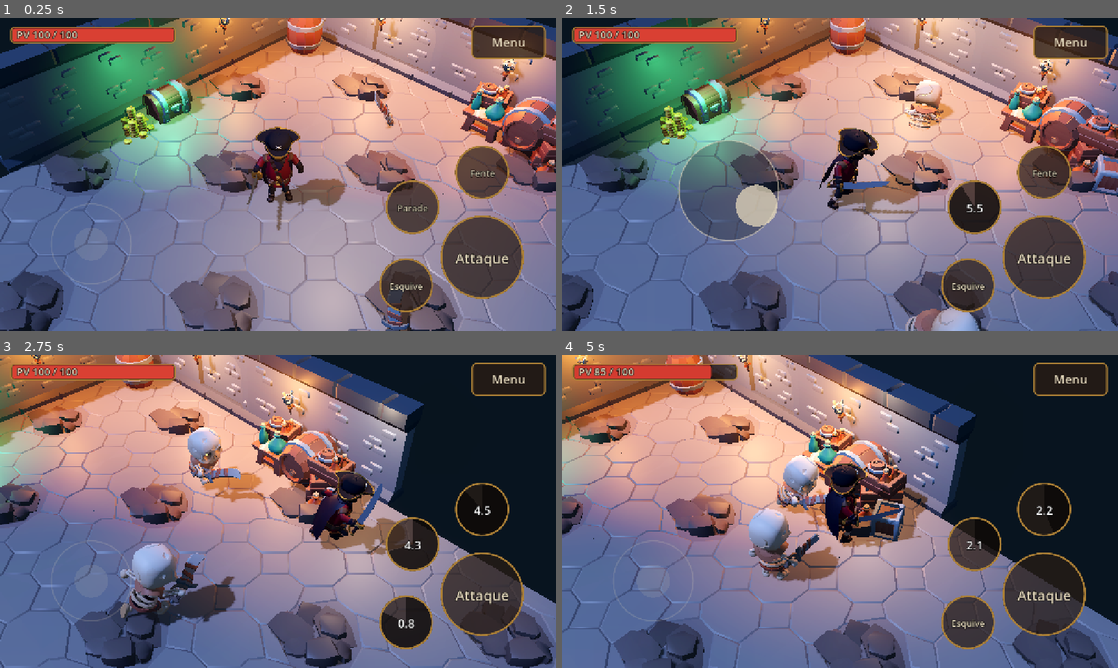
Above: before the commit, frames 1-4 (two rows, left to right).
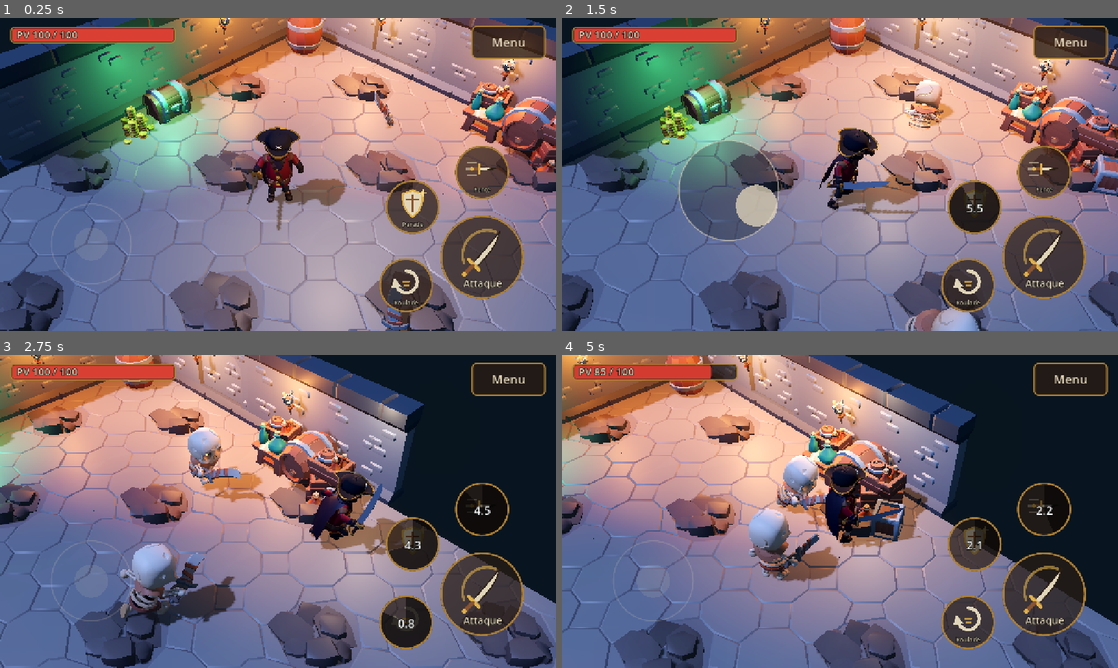
Above: after the commit, the same moments.

Repository: teodico-cloud/les-damn-s-des-septs-mers
Game: Godot game, scene res://game/arene/arene.tscn
Same seed, same stepped clock (60 frames per second), same inputs: the game is played once before the commit and once after it. This scene is started directly instead of the project's main scene.
Inputs (mouse positions are in pixels of both pictures, inside the frame that each line leads up to):
- Up to frame 1 (0.25 s): no input
- Up to frame 2 (1.5 s): tap Enter at 0.5 s; move the mouse to (962, 158) at 0.52 s; hold D (deplacer_droite) 0.53-1.25 s; tap J (attaque) at 0.6 s; click (962, 158) at 0.67 s; tap Space at 0.77 s; tap L (competence_1) at 0.8 s; drag from (728, 190) to (812, 237) at 1.27 s
- Up to frame 3 (2.75 s): move the mouse to (333, 442) at 2.02 s; hold D (deplacer_droite) from 2.03 s (still down); tap I (competence_2) at 2.1 s; tap K (esquive) at 2.3 s
- Up to frame 4 (5 s): release D (deplacer_droite) at 2.75 s; drag from (812, 574) to (673, 464) at 2.77 s; move the mouse to (1006, 558) at 3.52 s; hold A (deplacer_gauche) 3.53-4.25 s; tap J (attaque) at 3.6 s; tap Space at 3.77 s; tap L (competence_1) at 3.8 s; drag from (673, 464) to (756, 433) at 4.27 s

The runs differ from the first frame. In frame 1, 1.2% of the frame differs, in the area x 70-92%, y 46-92%; in frame 2, 0.9%; in frame 3, 0.6%; in frame 4, 1.0%.

Commit message:
Jalon 2 : icônes des compétences sur les boutons
Une icône par bouton et par héros (sabre, roulade, bouclier, fente ; orbe, téléportation, rune,
chaînes), dessinée en SVG, avec un petit nom dessous ; assombrie pendant la recharge. Docs.

Co-Authored-By: Claude Opus 5.5 <noreply@anthropic.com>
Claude-Session: https://claude.ai/code/session_01W7GGmAj9nNFn5x8BgS27X5

Diff:
--- /dev/null
+++ b/assets/ui/icones/bouclier.svg
@@ -0,0 +1,5 @@
+<svg xmlns="http://www.w3.org/2000/svg" viewBox="0 0 128 128">
+  <path d="M64 12 L104 26 C104 70 90 98 64 116 C38 98 24 70 24 26 Z" fill="#e2d6ba" stroke="#e0b04a" stroke-width="7" stroke-linejoin="round"/>
+  <path d="M64 30 V96 M40 48 H88" stroke="#8a5530" stroke-width="7" stroke-linecap="round"/>
+  <path d="M104 6 L108 18 L120 22 L108 26 L104 38 L100 26 L88 22 L100 18 Z" fill="#ffe08a"/>
+</svg>
--- /dev/null
+++ b/assets/ui/icones/chaines.svg
@@ -0,0 +1,7 @@
+<svg xmlns="http://www.w3.org/2000/svg" viewBox="0 0 128 128">
+  <g fill="none" stroke-width="10">
+    <rect x="8" y="70" width="48" height="26" rx="13" transform="rotate(-45 32 83)" stroke="#9dffbf"/>
+    <rect x="40" y="51" width="48" height="26" rx="13" transform="rotate(45 64 64)" stroke="#5fe08a"/>
+    <rect x="72" y="32" width="48" height="26" rx="13" transform="rotate(-45 96 45)" stroke="#9dffbf"/>
+  </g>
+</svg>
--- /dev/null
+++ b/assets/ui/icones/fente.svg
@@ -0,0 +1,7 @@
+<svg xmlns="http://www.w3.org/2000/svg" viewBox="0 0 128 128">
+  <path d="M8 40 H40 M2 64 H30 M8 88 H40" stroke="#e2d6ba" stroke-width="6" stroke-linecap="round" opacity="0.55"/>
+  <path d="M54 57 L122 64 L54 71 Z" fill="#e2d6ba" stroke="#2a1d14" stroke-width="2.5" stroke-linejoin="round"/>
+  <rect x="47" y="42" width="9" height="44" rx="4" fill="#e0b04a"/>
+  <rect x="26" y="58" width="24" height="12" rx="5" fill="#8a5530"/>
+  <circle cx="24" cy="64" r="7" fill="#e0b04a"/>
+</svg>
--- /dev/null
+++ b/assets/ui/icones/orbe.svg
@@ -0,0 +1,13 @@
+<svg xmlns="http://www.w3.org/2000/svg" viewBox="0 0 128 128">
+  <defs>
+    <radialGradient id="g" cx="0.4" cy="0.38" r="0.62">
+      <stop offset="0" stop-color="#f2fff6"/>
+      <stop offset="0.45" stop-color="#6cffa0"/>
+      <stop offset="1" stop-color="#1c6e3e"/>
+    </radialGradient>
+  </defs>
+  <path d="M10 112 Q44 98 70 66" stroke="#5fe08a" stroke-width="20" stroke-linecap="round" fill="none" opacity="0.3"/>
+  <path d="M20 108 Q48 94 70 66" stroke="#9dffbf" stroke-width="8" stroke-linecap="round" fill="none" opacity="0.65"/>
+  <circle cx="82" cy="48" r="38" fill="#5fe08a" opacity="0.18"/>
+  <circle cx="82" cy="48" r="27" fill="url(#g)"/>
+</svg>
--- /dev/null
+++ b/assets/ui/icones/roulade.svg
@@ -0,0 +1,5 @@
+<svg xmlns="http://www.w3.org/2000/svg" viewBox="0 0 128 128">
+  <path d="M64 22 A42 42 0 1 1 26 80" fill="none" stroke="#e2d6ba" stroke-width="13" stroke-linecap="round"/>
+  <path d="M19 52 L8 86 L42 80 Z" fill="#e2d6ba" stroke="#e2d6ba" stroke-width="4" stroke-linejoin="round"/>
+  <path d="M52 64 H76 M58 78 H72" stroke="#e0b04a" stroke-width="7" stroke-linecap="round" opacity="0.8"/>
+</svg>
--- /dev/null
+++ b/assets/ui/icones/rune.svg
@@ -0,0 +1,6 @@
+<svg xmlns="http://www.w3.org/2000/svg" viewBox="0 0 128 128">
+  <circle cx="64" cy="64" r="42" fill="#5fe08a" opacity="0.15"/>
+  <circle cx="64" cy="64" r="40" fill="none" stroke="#5fe08a" stroke-width="9"/>
+  <path d="M64 30 L86 64 L64 98 L42 64 Z" fill="#9dffbf" stroke="#1c6e3e" stroke-width="3" stroke-linejoin="round"/>
+  <path d="M64 6 V20 M64 108 V122 M6 64 H20 M108 64 H122" stroke="#5fe08a" stroke-width="7" stroke-linecap="round"/>
+</svg>
--- /dev/null
+++ b/assets/ui/icones/sabre.svg
@@ -0,0 +1,7 @@
+<svg xmlns="http://www.w3.org/2000/svg" viewBox="0 0 128 128">
+  <path d="M18 92 A62 62 0 0 1 98 14" fill="none" stroke="#e0b04a" stroke-width="7" stroke-linecap="round" opacity="0.6"/>
+  <path d="M40 94 C58 74 82 46 108 14 C102 44 80 74 50 102 Z" fill="#e2d6ba" stroke="#2a1d14" stroke-width="3" stroke-linejoin="round"/>
+  <path d="M30 84 L56 110" stroke="#e0b04a" stroke-width="9" stroke-linecap="round"/>
+  <path d="M40 100 L22 118" stroke="#8a5530" stroke-width="10" stroke-linecap="round"/>
+  <circle cx="19" cy="121" r="6" fill="#e0b04a"/>
+</svg>
--- /dev/null
+++ b/assets/ui/icones/teleportation.svg
@@ -0,0 +1,10 @@
+<svg xmlns="http://www.w3.org/2000/svg" viewBox="0 0 128 128">
+  <g fill="#5fe08a" opacity="0.55">
+    <circle cx="30" cy="90" r="17"/><circle cx="50" cy="102" r="14"/><circle cx="16" cy="106" r="12"/>
+  </g>
+  <g fill="#9dffbf" opacity="0.9">
+    <circle cx="92" cy="38" r="15"/><circle cx="108" cy="52" r="12"/><circle cx="78" cy="52" r="10"/>
+  </g>
+  <path d="M36 72 Q52 24 82 22" fill="none" stroke="#e2d6ba" stroke-width="7" stroke-linecap="round" stroke-dasharray="3 12"/>
+  <path d="M74 10 L98 20 L78 36 Z" fill="#e2d6ba"/>
+</svg>
--- a/game/player/bretteur.gd
+++ b/game/player/bretteur.gd
@@ -21,7 +21,16 @@
 
 
 func noms_boutons() -> Dictionary:
-	return {&"attaque": "Attaque", &"esquive": "Esquive", &"competence_1": "Parade", &"competence_2": "Fente"}
+	return {&"attaque": "Attaque", &"esquive": "Roulade", &"competence_1": "Parade", &"competence_2": "Fente"}
+
+
+func icones_boutons() -> Dictionary:
+	return {
+		&"attaque": preload("res://assets/ui/icones/sabre.svg"),
+		&"esquive": preload("res://assets/ui/icones/roulade.svg"),
+		&"competence_1": preload("res://assets/ui/icones/bouclier.svg"),
+		&"competence_2": preload("res://assets/ui/icones/fente.svg"),
+	}
 
 
 func _reinitialiser() -> void:
--- a/game/player/heros.gd
+++ b/game/player/heros.gd
@@ -87,6 +87,11 @@
 ## Textes des 4 boutons de l'interface.
 func noms_boutons() -> Dictionary:
 	return {&"attaque": "Attaque", &"esquive": "Esquive", &"competence_1": "", &"competence_2": ""}
+
+
+## Icônes des 4 boutons (dessins dans assets/ui/icones/) ; une icône absente laisse le texte seul.
+func icones_boutons() -> Dictionary:
+	return {}
 
 
 func _pret() -> void:
--- a/game/player/occultiste.gd
+++ b/game/player/occultiste.gd
@@ -28,7 +28,16 @@
 
 
 func noms_boutons() -> Dictionary:
-	return {&"attaque": "Attaque", &"esquive": "Esquive", &"competence_1": "Marque", &"competence_2": "Chaînes"}
+	return {&"attaque": "Attaque", &"esquive": "Téléport", &"competence_1": "Marque", &"competence_2": "Chaînes"}
+
+
+func icones_boutons() -> Dictionary:
+	return {
+		&"attaque": preload("res://assets/ui/icones/orbe.svg"),
+		&"esquive": preload("res://assets/ui/icones/teleportation.svg"),
+		&"competence_1": preload("res://assets/ui/icones/rune.svg"),
+		&"competence_2": preload("res://assets/ui/icones/chaines.svg"),
+	}
 
 
 func _pret() -> void:
--- a/tests/unit/test_hud_combat.gd
+++ b/tests/unit/test_hud_combat.gd
@@ -94,3 +94,13 @@
 	assert_false(hud.joystick.actif, "Le joystick est lâché")
 	await wait_process_frames(2)
 	assert_eq(heros.commandes.deplacement, Vector3.ZERO, "Le héros s'arrête")
+
+
+func test_chaque_heros_a_ses_icones() -> void:
+	for nom in [&"bretteur", &"occultiste"]:
+		var h := Heros.creer(nom)
+		var icones: Dictionary = h.icones_boutons()
+		for action in [&"attaque", &"esquive", &"competence_1", &"competence_2"]:
+			assert_true(icones.get(action) is Texture2D, "%s : icône du bouton %s" % [nom, action])
+		h.free()
+	assert_not_null(hud.bouton_competence_1.icone, "Le bouton affiche l'icône du héros")
--- a/ui/hud/bouton_action.gd
+++ b/ui/hud/bouton_action.gd
@@ -1,6 +1,7 @@
 class_name BoutonAction
 extends Control
-## Bouton rond tactile (attaque, esquive, compétences) avec cercle de recharge.
+## Bouton rond tactile (attaque, esquive, compétences) : icône du héros, petit nom dessous, et
+## pendant la recharge l'icône s'assombrit sous une part d'ombre qui se vide, avec les secondes restantes.
 ## Le toucher est géré par le HUD (plusieurs doigts à la fois) ; ce nœud ne fait que s'afficher.
 
 const COULEUR_FOND := Color(0.16, 0.11, 0.08, 0.72)
@@ -8,6 +9,7 @@
 const COULEUR_TEXTE := Color("e2d6ba")
 
 var texte := ""
+var icone: Texture2D
 var rayon := 60.0
 var recharge: Recharge
 var appuye := false
@@ -48,7 +50,19 @@
 	draw_circle(c, rayon, fond)
 	var police := ThemeDB.fallback_font
 	var taille_police := int(rayon * 0.34)
-	if recharge and not recharge.prete():
+	var en_recharge := recharge != null and not recharge.prete()
+	if icone:
+		# icône au centre, un peu haute pour laisser la place au nom
+		var cote := rayon * 1.22
+		var rect := Rect2(c - Vector2(cote, cote) / 2.0 - Vector2(0, rayon * 0.13), Vector2(cote, cote))
+		draw_texture_rect(icone, rect, false, Color(0.45, 0.45, 0.45) if en_recharge else Color.WHITE)
+		if not en_recharge:
+			var tp := int(rayon * 0.24)
+			var tn := police.get_string_size(texte, HORIZONTAL_ALIGNMENT_CENTER, -1, tp)
+			var pos := c + Vector2(-tn.x / 2.0, rayon * 0.72)
+			draw_string_outline(police, pos, texte, HORIZONTAL_ALIGNMENT_LEFT, -1, tp, 5, Color.BLACK)
+			draw_string(police, pos, texte, HORIZONTAL_ALIGNMENT_LEFT, -1, tp, COULEUR_TEXTE)
+	if en_recharge:
 		# part sombre proportionnelle au temps restant, comme une horloge qui se vide
 		var f := recharge.fraction()
 		var points := PackedVector2Array([c])
@@ -62,7 +76,7 @@
 		var ts := police.get_string_size(s, HORIZONTAL_ALIGNMENT_CENTER, -1, taille_police + 6)
 		draw_string_outline(police, c + Vector2(-ts.x / 2.0, ts.y / 3.0), s, HORIZONTAL_ALIGNMENT_LEFT, -1, taille_police + 6, 6, Color.BLACK)
 		draw_string(police, c + Vector2(-ts.x / 2.0, ts.y / 3.0), s, HORIZONTAL_ALIGNMENT_LEFT, -1, taille_police + 6, Color.WHITE)
-	else:
+	elif icone == null:
 		var ts := police.get_string_size(texte, HORIZONTAL_ALIGNMENT_CENTER, -1, taille_police)
 		draw_string_outline(police, c + Vector2(-ts.x / 2.0, ts.y / 3.0), texte, HORIZONTAL_ALIGNMENT_LEFT, -1, taille_police, 5, Color.BLACK)
 		draw_string(police, c + Vector2(-ts.x / 2.0, ts.y / 3.0), texte, HORIZONTAL_ALIGNMENT_LEFT, -1, taille_police, COULEUR_TEXTE)
--- a/ui/hud/hud_combat.gd
+++ b/ui/hud/hud_combat.gd
@@ -41,6 +41,7 @@
 	racine.add_child(joystick)
 
 	var noms: Dictionary = heros.noms_boutons()
+	var icones: Dictionary = heros.icones_boutons()
 	bouton_attaque = _bouton(racine, noms[&"attaque"], 96.0, null, Vector2(-170, -170), &"attaque")
 	bouton_esquive = _bouton(racine, noms[&"esquive"], 62.0, heros.recharge_esquive, Vector2(-345, -105), &"esquive")
 	bouton_competence_1 = _bouton(racine, noms[&"competence_1"], 62.0, heros.recharge_competence_1, Vector2(-330, -285), &"competence_1")
@@ -109,6 +110,7 @@
 func _bouton(parent: Control, texte: String, rayon: float, rec: Recharge, decalage: Vector2, action: StringName) -> BoutonAction:
 	var b := BoutonAction.new()
 	b.configurer(texte, rayon, rec)
+	b.icone = heros.icones_boutons().get(action) as Texture2D
 	b.set_anchors_preset(Control.PRESET_BOTTOM_RIGHT)
 	b.position = decalage - Vector2(rayon, rayon)
 	parent.add_child(b)
Not shown, added: assets/ui/icones/bouclier.svg.import
Not shown, added: assets/ui/icones/chaines.svg.import
Not shown, added: assets/ui/icones/fente.svg.import
Not shown, added: assets/ui/icones/orbe.svg.import
Not shown, added: assets/ui/icones/roulade.svg.import
Not shown, added: assets/ui/icones/rune.svg.import
Not shown, added: assets/ui/icones/sabre.svg.import
Not shown, added: assets/ui/icones/teleportation.svg.import
Not shown, changed: CLAUDE.md
Not shown, changed: docs/avancement.md
